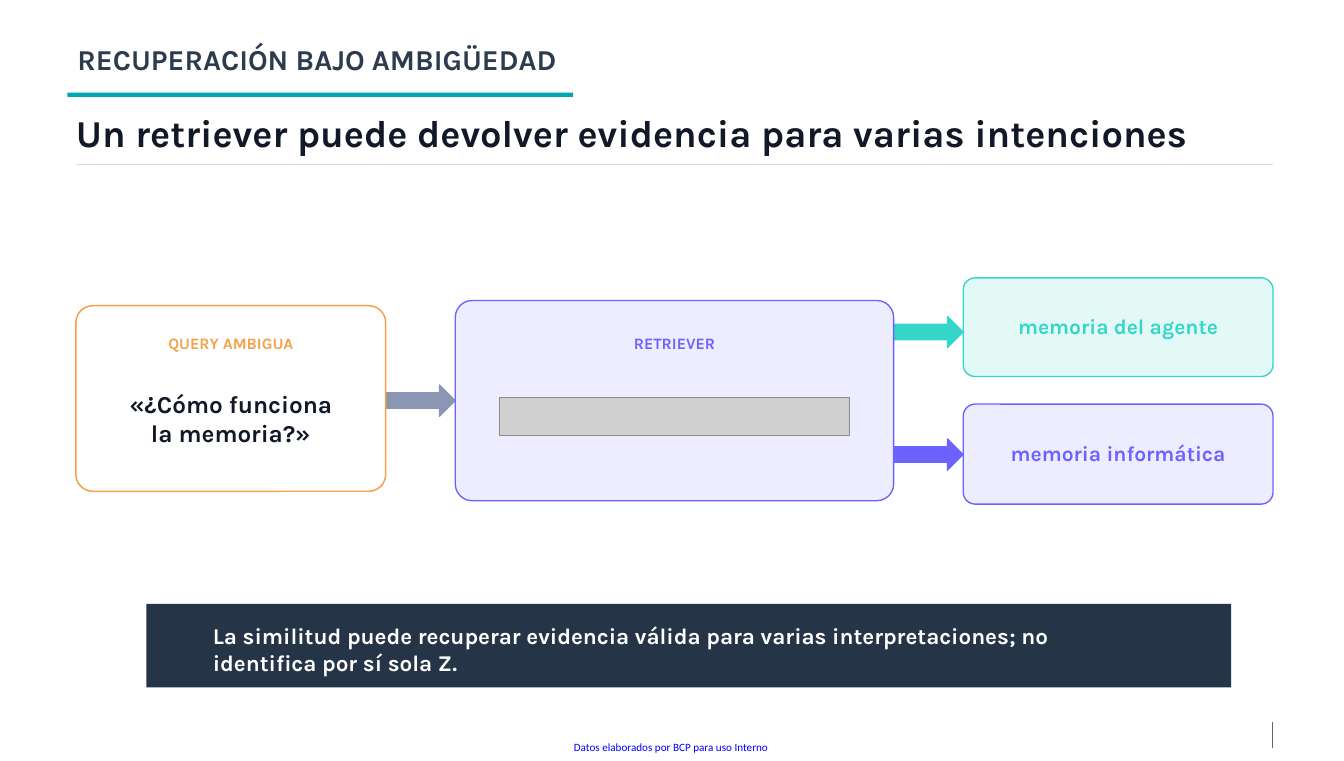
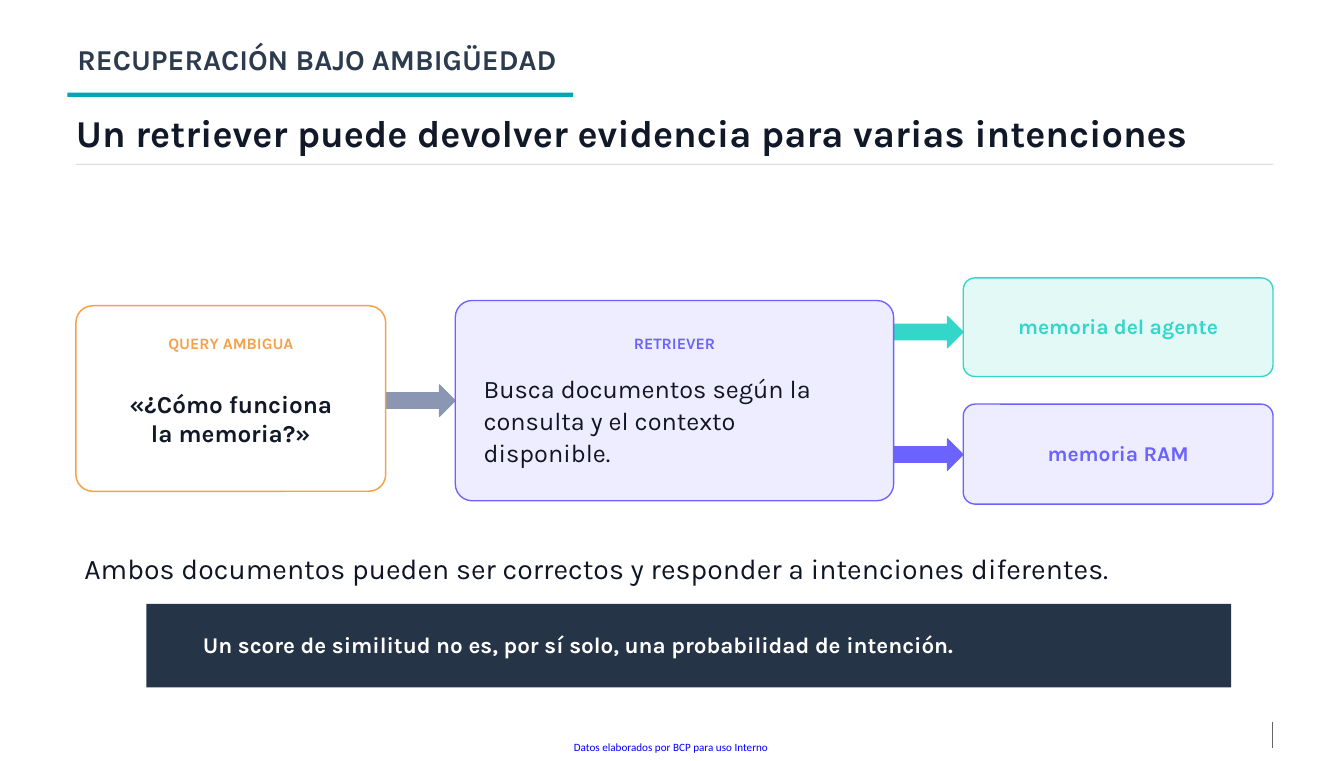
Before and after one commit to kevingomezbcp/Context-engineering, a slide deck: slide 16 of presentation/IA_academy_Context_Engineering_y_ambiguedad.pptx. Drawn at 1344x761 pixels with LibreOffice and Linux fonts; fonts in the diff are those of the drawing; grey boxes stand for pictures; background and template pictures are left out. Boxes give left, top, right and bottom in pixels: in the first picture for what was removed or moved away, otherwise in the second. Text is boxed around its words. In the diff, an @@ line names an element or a change of style, - is before the commit and + after.

```diff
--- a/presentation/IA_academy_Context_Engineering_y_ambiguedad.pptx
+++ b/presentation/IA_academy_Context_Engineering_y_ambiguedad.pptx
@@ text added at (484, 379, 811, 468), 18 pt, text #101526 @@
+Busca documentos según la consulta y el contexto disponible.
@@ picture removed at (500, 398, 850, 436) @@
@@ text at (1048, 446, 1189, 461): text changed @@
-memoria informática
+memoria RAM
@@ text added at (84, 559, 1108, 586), 20.2 pt, text #101526 @@
+Ambos documentos pueden ser correctos y responder a intenciones diferentes.
@@ text at (203, 635, 953, 659): text changed @@
-La similitud puede recuperar evidencia válida para varias interpretaciones; no identifica por sí sola Z.
+Un score de similitud no es, por sí solo, una probabilidad de intención.
```
Also in this commit, not shown: 11 other slides changed, 3 slides added, 15 other files.
